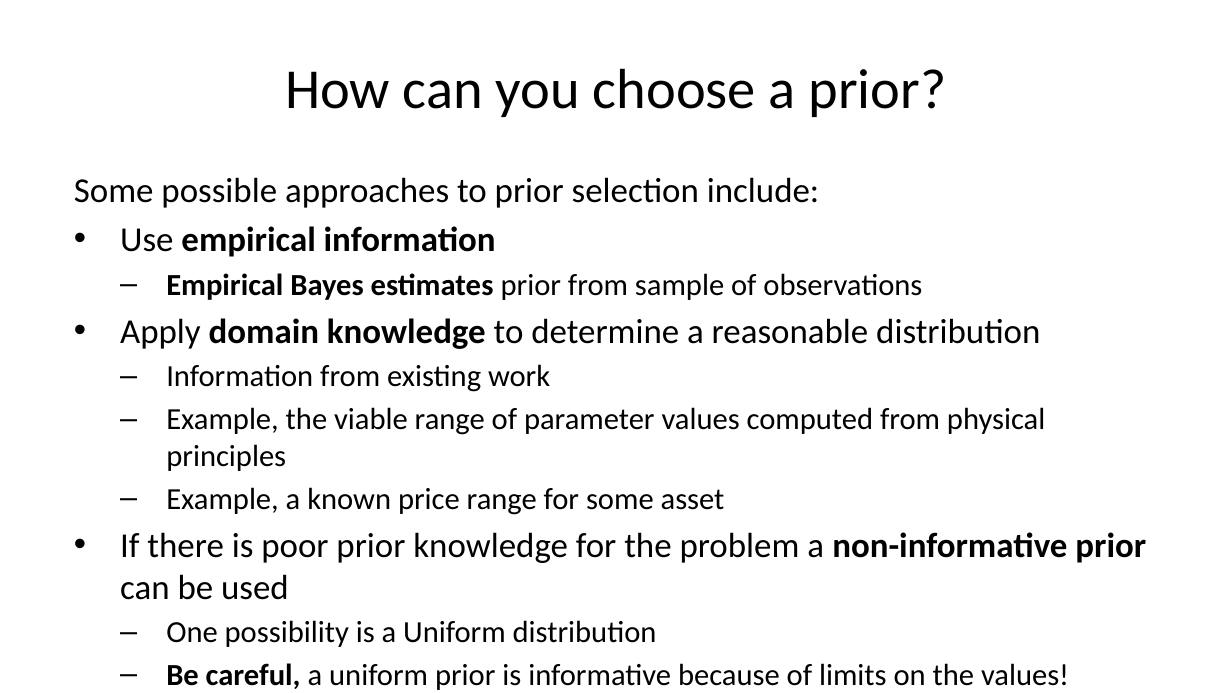
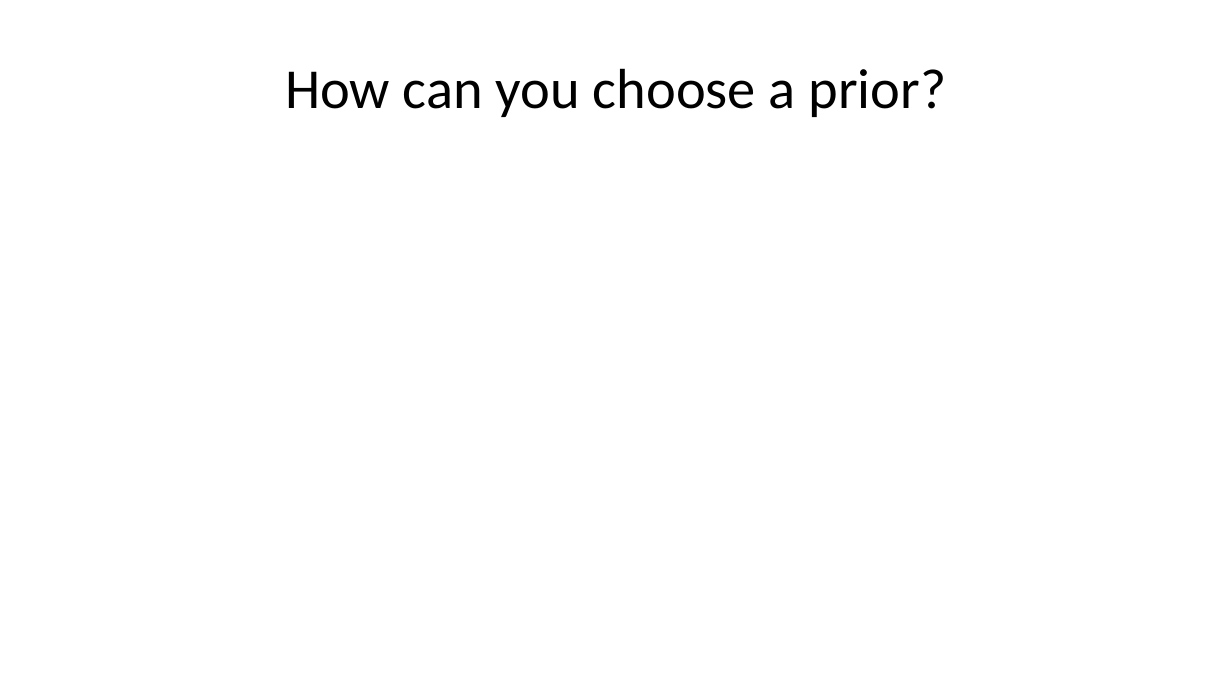
Before and after one commit to StephenElston/CSCI-E-83, a slide deck: slide 40 of LectureSlides/07_IntroductionToBayesModels.pptx (slide 41 before the commit). Drawn at 1232x693 pixels with LibreOffice and Linux fonts; fonts in the diff are those of the drawing; grey boxes stand for pictures. Boxes give left, top, right and bottom in pixels: in the first picture for what was removed or moved away, otherwise in the second. Text is boxed around its words. In the diff, an @@ line names an element or a change of style, - is before the commit and + after.

```diff
--- a/LectureSlides/07_IntroductionToBayesModels.pptx
+++ b/LectureSlides/07_IntroductionToBayesModels.pptx
@@ text removed at (74, 177, 1146, 690) @@
-Some possible approaches to prior selection include:
-• Use empirical information
-  – Empirical Bayes estimates prior from sample of observations
-• Apply domain knowledge to determine a reasonable distribution
-  – Information from existing work
-  – Example, the viable range of parameter values computed from physical principles
-  – Example, a known price range for some asset
-• If there is poor prior knowledge for the problem a non-informative prior can be used
-  – One possibility is a Uniform distribution
-  – Be careful, a uniform prior is informative because of limits on the values!
-  – Other options include the Jefferys’ prior, but hard to work with
```
Also in this commit, not shown: 8 other slides changed, 1 slide removed.
